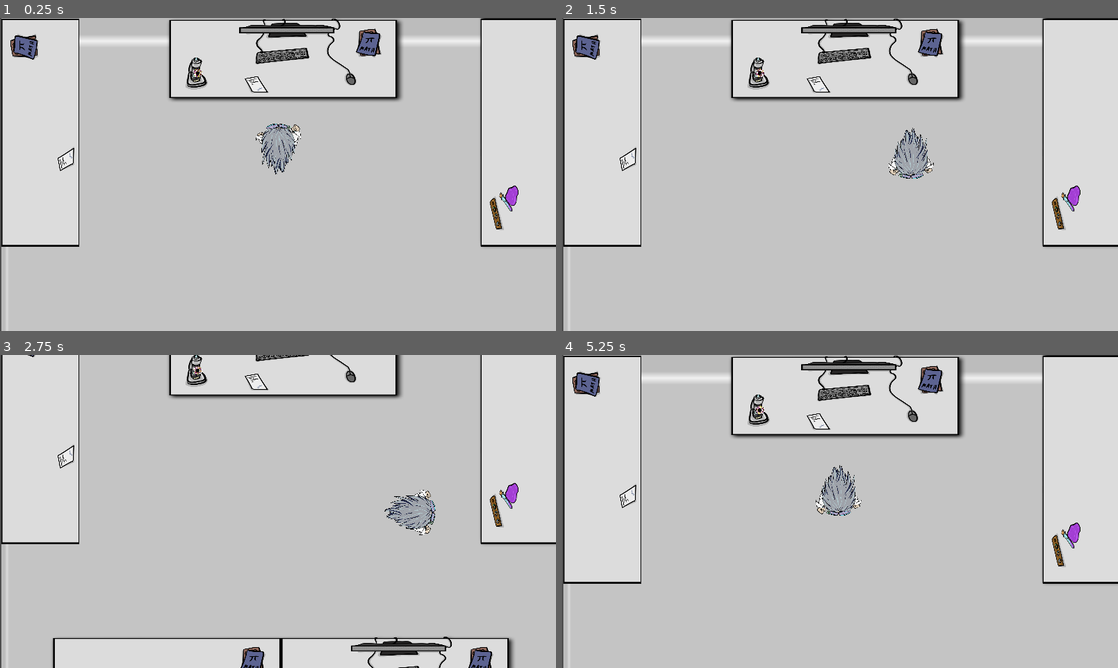
Above: before the commit, frames 1-4 (two rows, left to right).
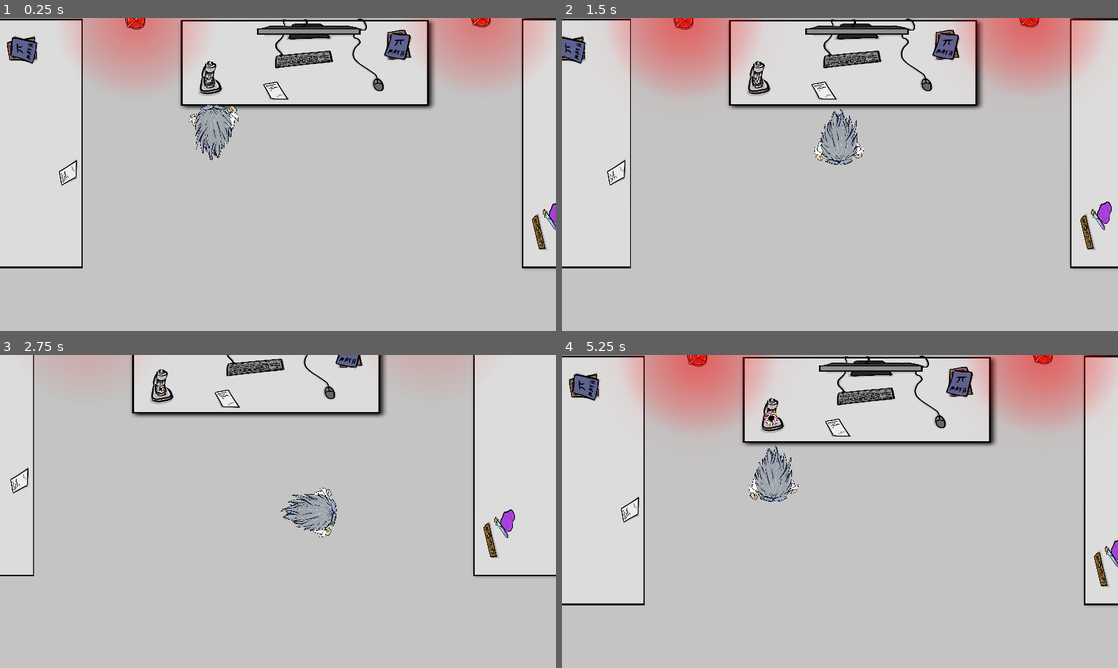
Above: after the commit, the same moments.

Repository: Phistomevel/GMTKjam
Game: Godot game, scene res://level scenes/level_two.tscn
Same seed, same stepped clock (60 frames per second), same inputs: the game is played once before the commit and once after it. This scene is started directly instead of the project's main scene.
Inputs:
- Up to frame 1 (0.25 s): no input
- Up to frame 2 (1.5 s): tap Enter (ui_accept) at 0.5, 0.77 s; hold Right (ui_right) 0.53-1.28 s; hold Down (ui_down) from 1.28 s (still down)
- Up to frame 3 (2.75 s): tap Enter (ui_accept) at 1.52 s; release Down (ui_down) at 2.03 s; hold Right (ui_right) from 2.03 s (still down)
- Up to frame 4 (5.25 s): release Right (ui_right) at 2.78 s; hold Up (ui_up) 2.78-3.53 s; tap Enter (ui_accept) at 3.02, 3.77, 4.52 s; hold Left (ui_left) 3.53-5.03 s; hold Down (ui_down) from 5.03 s (still down)

The runs differ from the first frame. In frame 1, 17% of the frame differs, in the area x 0-100%, y 0-100%; in frame 2, 19%; in frame 3, 11%; in frame 4, 20%.

Commit message:
added sirens to level two removed the goopy goblin changed black hole mechanics in level two (not finished)

Diff:
--- a/level scenes/level_two.tscn
+++ b/level scenes/level_two.tscn
@@ -1,10 +1,9 @@
-[gd_scene load_steps=23 format=3 uid="uid://cnb4mfcqg6qwa"]
+[gd_scene load_steps=27 format=3 uid="uid://cnb4mfcqg6qwa"]
 
 [ext_resource type="PackedScene" uid="uid://24ku1ewgiug7" path="res://scene prefabs/level2/ediblewall.tscn" id="1_kwkjo"]
 [ext_resource type="Texture2D" uid="uid://csk0i8iysdhqj" path="res://assets/oldpaper.png" id="3_k364b"]
 [ext_resource type="Texture2D" uid="uid://bvbqa1jegsova" path="res://assets/tisch/tisch/sh_tisch_chemie.png" id="4_66p1i"]
 [ext_resource type="PackedScene" uid="uid://b7qpctvo0nraq" path="res://scripts/player.tscn" id="4_j6ual"]
-[ext_resource type="PackedScene" uid="uid://h40y1eidg8iv" path="res://scene prefabs/black_hole.tscn" id="5_4e7i7"]
 [ext_resource type="Texture2D" uid="uid://d4ji1unmj84ww" path="res://assets/tisch/tisch/sh_tisch_chemie_bücher.png" id="5_fhso6"]
 [ext_resource type="Texture2D" uid="uid://dyxbjnwfc7dxs" path="res://assets/tisch/tisch/sh_tisch_alles.png" id="6_2fmk1"]
 [ext_resource type="PackedScene" uid="uid://ch2oxh3rsa2fr" path="res://scene prefabs/level2/pressure_plate.tscn" id="6_amgrm"]
@@ -18,6 +17,9 @@
 [ext_resource type="Texture2D" uid="uid://dwfodhw6qydch" path="res://assets/tisch/tisch/tisch_bücher.png" id="11_qkeh4"]
 [ext_resource type="Texture2D" uid="uid://d3n8csrk1b48c" path="res://assets/druckplatte/druckplatte/druckplatte_gedrückt.png" id="12_ceqax"]
 [ext_resource type="Texture2D" uid="uid://d23nje8vpdy6d" path="res://assets/tür/tür/tür_offen.png" id="14_8o85q"]
+[ext_resource type="PackedScene" uid="uid://dgr58l7ts7b28" path="res://scene prefabs/level2/siren.tscn" id="19_r477y"]
+[ext_resource type="PackedScene" uid="uid://l53ag6toww2s" path="res://scene prefabs/level2/black_hole_lvl_2.tscn" id="20_8e4bc"]
+[ext_resource type="Texture2D" uid="uid://cs1475mug7lwo" path="res://assets/klon/klon/sh_klon.png" id="20_c6gsr"]
 
 [sub_resource type="RectangleShape2D" id="RectangleShape2D_dh4ws"]
 size = Vector2(136, 5146)
@@ -31,22 +33,30 @@
 [sub_resource type="RectangleShape2D" id="RectangleShape2D_u1a5r"]
 size = Vector2(136, 5080)
 
+[sub_resource type="CapsuleShape2D" id="CapsuleShape2D_4vow4"]
+radius = 525.357
+height = 2487.64
+
+[sub_resource type="RectangleShape2D" id="RectangleShape2D_fhjua"]
+size = Vector2(470, 162)
+
 [node name="Node2D" type="Node2D"]
 
 [node name="Paper" type="Sprite2D" parent="."]
 z_index = -2
-position = Vector2(581.5, 1743.86)
-scale = Vector2(4.58203, 13.6239)
+position = Vector2(1024, 2674.07)
+scale = Vector2(18.125, 25.2338)
 texture = ExtResource("3_k364b")
 
 [node name="player" parent="." instance=ExtResource("4_j6ual")]
 z_index = 5
-position = Vector2(567, 256)
+position = Vector2(402, 192)
 scale = Vector2(0.1, 0.1)
 
 [node name="Camera2D" type="Camera2D" parent="player"]
 position = Vector2(0.00012207, 0.00012207)
-scale = Vector2(10, 10)
+scale = Vector2(10.005, 10.005)
+zoom = Vector2(1.095, 1.095)
 limit_left = 0
 limit_top = 0
 limit_right = 1144
@@ -90,6 +100,7 @@
 sprite = ExtResource("7_lrv1x")
 
 [node name="ediblewall13" parent="Walls" instance=ExtResource("1_kwkjo")]
+z_index = 3
 position = Vector2(528.415, 2256)
 sprite = ExtResource("7_lrv1x")
 
@@ -262,14 +273,24 @@
 position = Vector2(1031, 3256)
 scale = Vector2(0.1, 0.1)
 
-[node name="blackHole" parent="." instance=ExtResource("5_4e7i7")]
-position = Vector2(402.105, 114.33)
-scale = Vector2(0.13, 0.13)
-speed = null
-
-[node name="ediblewall" parent="." instance=ExtResource("1_kwkjo")]
+[node name="ediblewall" parent="Doors" instance=ExtResource("1_kwkjo")]
+z_index = 3
 position = Vector2(940.765, 2119)
 rotation = 1.57079
+
+[node name="ediblewall2" parent="Doors" instance=ExtResource("1_kwkjo")]
+position = Vector2(576, 88)
+sprite = ExtResource("10_8xy14")
+
+[node name="ediblewall3" parent="Doors" instance=ExtResource("1_kwkjo")]
+position = Vector2(79, 240)
+rotation = -1.57079
+sprite = ExtResource("11_qkeh4")
+
+[node name="ediblewall4" parent="Doors" instance=ExtResource("1_kwkjo")]
+position = Vector2(1072, 240)
+rotation = -1.57079
+sprite = ExtResource("4_66p1i")
 
 [node name="other" type="Node" parent="."]
 
@@ -313,19 +334,74 @@
 [node name="box" parent="other" instance=ExtResource("8_6ucor")]
 position = Vector2(271.415, 1528)
 
-[node name="ediblewall2" parent="." instance=ExtResource("1_kwkjo")]
+[node name="RigidBody2D5" type="RigidBody2D" parent="other" groups=["food"]]
+position = Vector2(389.007, 2575.27)
+rotation = 1.57079
+scale = Vector2(0.0908542, 0.0908542)
+lock_rotation = true
+freeze = true
+
+[node name="Sprite2D" type="Sprite2D" parent="other/RigidBody2D5"]
+position = Vector2(-2.96138, 55.1048)
+texture = ExtResource("20_c6gsr")
+
+[node name="CollisionShape2D" type="CollisionShape2D" parent="other/RigidBody2D5"]
+position = Vector2(-13.9687, 374.297)
+shape = SubResource("CapsuleShape2D_4vow4")
+
+[node name="microtable" type="RigidBody2D" parent="."]
 position = Vector2(576, 88)
-sprite = ExtResource("10_8xy14")
-
-[node name="ediblewall3" parent="." instance=ExtResource("1_kwkjo")]
-position = Vector2(79, 240)
-rotation = -1.57079
-sprite = ExtResource("11_qkeh4")
-
-[node name="ediblewall4" parent="." instance=ExtResource("1_kwkjo")]
-position = Vector2(1072, 240)
-rotation = -1.57079
-sprite = ExtResource("4_66p1i")
+freeze = true
+
+[node name="Sprite2D" type="Sprite2D" parent="microtable"]
+position = Vector2(-2.00001, -0.125003)
+scale = Vector2(0.374748, 0.253472)
+texture = ExtResource("10_8xy14")
+
+[node name="CollisionShape2D" type="CollisionShape2D" parent="microtable"]
+position = Vector2(6, -3)
+shape = SubResource("RectangleShape2D_fhjua")
+
+[node name="siren" type="Node" parent="."]
+
+[node name="Node2D2" parent="siren" instance=ExtResource("19_r477y")]
+position = Vector2(904, 0)
+
+[node name="Node2D" parent="siren" instance=ExtResource("19_r477y")]
+position = Vector2(250, 4)
+
+[node name="Node2D3" parent="siren" instance=ExtResource("19_r477y")]
+position = Vector2(-16, 880)
+
+[node name="Node2D4" parent="siren" instance=ExtResource("19_r477y")]
+position = Vector2(1139, 904)
+
+[node name="Node2D5" parent="siren" instance=ExtResource("19_r477y")]
+position = Vector2(1139, 1528)
+
+[node name="Node2D6" parent="siren" instance=ExtResource("19_r477y")]
+position = Vector2(0, 2152)
+
+[node name="Node2D7" parent="siren" instance=ExtResource("19_r477y")]
+position = Vector2(1139, 2176)
+
+[node name="Node2D8" parent="siren" instance=ExtResource("19_r477y")]
+position = Vector2(-8, 1528)
+
+[node name="Node2D9" parent="siren" instance=ExtResource("19_r477y")]
+position = Vector2(-8, 2936)
+
+[node name="Node2D10" parent="siren" instance=ExtResource("19_r477y")]
+position = Vector2(1139, 2952)
+
+[node name="Node2D11" parent="siren" instance=ExtResource("19_r477y")]
+position = Vector2(309, 2604)
+rotation = 1.51701
+scale = Vector2(0.25, 0.25)
+
+[node name="blackHole_level_2" parent="." instance=ExtResource("20_8e4bc")]
+position = Vector2(396, 119.575)
+scale = Vector2(0.035, 0.035)
 
 [connection signal="activated" from="Doors/PressurePlate" to="Doors/PressurePlate" method="open"]
 [connection signal="activated" from="Doors/PressurePlate" to="Doors/iron_door" method="open"]
--- a/scene prefabs/level2/black_hole_lvl_2.tscn
+++ b/scene prefabs/level2/black_hole_lvl_2.tscn
@@ -1,6 +1,6 @@
 [gd_scene load_steps=28 format=3 uid="uid://l53ag6toww2s"]
 
-[ext_resource type="Script" path="res://scripts/black_hole.gd" id="1_2s7na"]
+[ext_resource type="Script" path="res://scripts/black_hole_level_2.gd" id="1_o06u3"]
 [ext_resource type="Texture2D" uid="uid://dc562st54kj0s" path="res://assets/animation_schwarzes_loch/Zeitleiste 1_0000.png" id="2_nianw"]
 [ext_resource type="Texture2D" uid="uid://dn000i71d88ae" path="res://assets/animation_schwarzes_loch/Zeitleiste 1_0001.png" id="3_r0e6i"]
 [ext_resource type="Texture2D" uid="uid://cy8ayr731x4jr" path="res://assets/animation_schwarzes_loch/Zeitleiste 1_0002.png" id="4_or1y3"]
@@ -109,8 +109,8 @@
 "speed": 12.0
 }]
 
-[node name="blackHole" type="Node2D"]
-script = ExtResource("1_2s7na")
+[node name="blackHole_level_2" type="Node2D"]
+script = ExtResource("1_o06u3")
 
 [node name="Area2D" type="Area2D" parent="."]
 
--- a/scene prefabs/level2/ediblewall.tscn
+++ b/scene prefabs/level2/ediblewall.tscn
@@ -7,7 +7,7 @@
 [sub_resource type="RectangleShape2D" id="RectangleShape2D_h58ha"]
 size = Vector2(460.572, 148.38)
 
-[node name="ediblewall" type="RigidBody2D" groups=["collateral"]]
+[node name="ediblewall" type="RigidBody2D" groups=["collateral", "food"]]
 z_index = 4
 physics_material_override = ExtResource("1_hcyyi")
 gravity_scale = 0.0
--- /dev/null
+++ b/scene prefabs/level2/siren.tscn
@@ -0,0 +1,79 @@
+[gd_scene load_steps=17 format=3 uid="uid://dgr58l7ts7b28"]
+
+[ext_resource type="Texture2D" uid="uid://eue4c3ymn43l" path="res://assets/animation_siren/1.png" id="2_6sdxc"]
+[ext_resource type="Texture2D" uid="uid://bw6fajjlqfpb7" path="res://assets/animation_siren/2.png" id="3_63mru"]
+[ext_resource type="Texture2D" uid="uid://b2v1gacb3bkj8" path="res://assets/animation_siren/3.png" id="4_enm3x"]
+[ext_resource type="Texture2D" uid="uid://bm161d6vlfar7" path="res://assets/animation_siren/4.png" id="5_12c6l"]
+[ext_resource type="Texture2D" uid="uid://jbtexowmjmks" path="res://assets/animation_siren/5.png" id="6_xjk4t"]
+[ext_resource type="Texture2D" uid="uid://dhqrpnhdse3bn" path="res://assets/animation_siren/6.png" id="7_23lf4"]
+[ext_resource type="Texture2D" uid="uid://2dxw2tg1vhrs" path="res://assets/animation_siren/7.png" id="8_t1ohw"]
+[ext_resource type="Texture2D" uid="uid://dmxnc6slsqifp" path="res://assets/animation_siren/8.png" id="9_82w1b"]
+[ext_resource type="Texture2D" uid="uid://dv8c3csi0bojt" path="res://assets/animation_siren/9.png" id="10_dx030"]
+[ext_resource type="Texture2D" uid="uid://bwsmqf20pvfn5" path="res://assets/animation_siren/10.png" id="11_8uxst"]
+[ext_resource type="Texture2D" uid="uid://ciytegb7gk8wg" path="res://assets/animation_siren/11.png" id="12_qm5c4"]
+[ext_resource type="Texture2D" uid="uid://7bnjowhuk7wm" path="res://assets/animation_siren/12.png" id="13_uloqh"]
+[ext_resource type="Texture2D" uid="uid://derkx0m8gymj3" path="res://assets/animation_siren/13.png" id="14_pjsrr"]
+[ext_resource type="Texture2D" uid="uid://d3sbehnhq25a6" path="res://assets/animation_siren/14.png" id="15_5akox"]
+[ext_resource type="Texture2D" uid="uid://closooi4c4jtv" path="res://assets/animation_siren/15.png" id="16_82nj6"]
+
+[sub_resource type="SpriteFrames" id="SpriteFrames_ajrkg"]
+animations = [{
+"frames": [{
+"duration": 1.0,
+"texture": ExtResource("2_6sdxc")
+}, {
+"duration": 1.0,
+"texture": ExtResource("3_63mru")
+}, {
+"duration": 1.0,
+"texture": ExtResource("4_enm3x")
+}, {
+"duration": 1.0,
+"texture": ExtResource("5_12c6l")
+}, {
+"duration": 1.0,
+"texture": ExtResource("6_xjk4t")
+}, {
+"duration": 1.0,
+"texture": ExtResource("7_23lf4")
+}, {
+"duration": 1.0,
+"texture": ExtResource("8_t1ohw")
+}, {
+"duration": 1.0,
+"texture": ExtResource("9_82w1b")
+}, {
+"duration": 1.0,
+"texture": ExtResource("10_dx030")
+}, {
+"duration": 1.0,
+"texture": ExtResource("11_8uxst")
+}, {
+"duration": 1.0,
+"texture": ExtResource("12_qm5c4")
+}, {
+"duration": 1.0,
+"texture": ExtResource("13_uloqh")
+}, {
+"duration": 1.0,
+"texture": ExtResource("14_pjsrr")
+}, {
+"duration": 1.0,
+"texture": ExtResource("15_5akox")
+}, {
+"duration": 1.0,
+"texture": ExtResource("16_82nj6")
+}],
+"loop": true,
+"name": &"default",
+"speed": 16.0
+}]
+
+[node name="Node2D" type="Node2D"]
+scale = Vector2(0.54, 0.54)
+
+[node name="AnimatedSprite2D" type="AnimatedSprite2D" parent="."]
+z_index = 20
+sprite_frames = SubResource("SpriteFrames_ajrkg")
+autoplay = "default"
+frame_progress = 0.382817
--- /dev/null
+++ b/scripts/black_hole_level_2.gd
@@ -0,0 +1,78 @@
+extends Node2D
+
+signal gameLost
+
+var speed: int
+
+var size
+var foodList
+var closestFood
+
+var framesSinceSpawn: int
+var framesSinceFoodReevaluation : int
+
+
+# Called when the node enters the scene tree for the first time.
+func _ready():
+	foodList= get_tree().get_nodes_in_group("food")
+	reevaluateFood()
+	framesSinceFoodReevaluation = 0
+	framesSinceSpawn = 0
+	size = 0
+	speed = 0
+	pass # Replace with function body.
+
+
+# Called every frame. 'delta' is the elapsed time since the previous frame.
+func _process(delta):
+	framesSinceSpawn += 1
+	framesSinceFoodReevaluation += 1
+	if framesSinceFoodReevaluation >15:
+		updateFood()
+		reevaluateFood()
+		framesSinceFoodReevaluation = 0
+	if(not closestFood == null):
+		var targetDir = (closestFood.position - position).normalized()
+		position = position + 0.1*targetDir*speed * (delta*20)
+	if framesSinceSpawn == 2500:
+		speed = 30
+	if framesSinceSpawn <2500:
+		if (framesSinceSpawn%5) == 0:
+			size += 0.3
+			updateSize()
+		if framesSinceSpawn >1000:
+			if (framesSinceSpawn%100) == 0:
+				speed += 2
+
+
+
+func reevaluateFood():
+	closestFood = foodList.reduce(func(min, food): return food if (
+		food.global_position.distance_to(global_position) < min.global_position.distance_to(global_position)
+	) else min)
+	pass
+
+func updateFood():
+	foodList= get_tree().get_nodes_in_group("food")
+	pass
+
+func updateSize():
+	scale = Vector2(0,0)+ 0.01*size*(Vector2(1,1))
+
+func _on_area_2d_body_entered(body):
+	#check if body is food
+	if(body.is_in_group("food")):
+		size += body.nutritionalValue
+		body.queue_free()
+		updateSize()
+		updateFood()
+		reevaluateFood()
+		pass
+	elif(body.is_in_group("antifood")):
+		size += body.nutritionalValue
+		body.queue_free()
+		updateSize()
+		pass
+	elif(body.name =="player"):
+		gameLost.emit()
+	pass # Replace with function body.
Binary file added: assets/animation_siren/0.png
Not shown, added: assets/animation_siren/0.png.import
Binary file added: assets/animation_siren/1.png
Not shown, added: assets/animation_siren/1.png.import
Binary file added: assets/animation_siren/10.png
Not shown, added: assets/animation_siren/10.png.import
Binary file added: assets/animation_siren/11.png
Not shown, added: assets/animation_siren/11.png.import
Binary file added: assets/animation_siren/12.png
Not shown, added: assets/animation_siren/12.png.import
Binary file added: assets/animation_siren/13.png
Not shown, added: assets/animation_siren/13.png.import
(and 23 more such lines)
